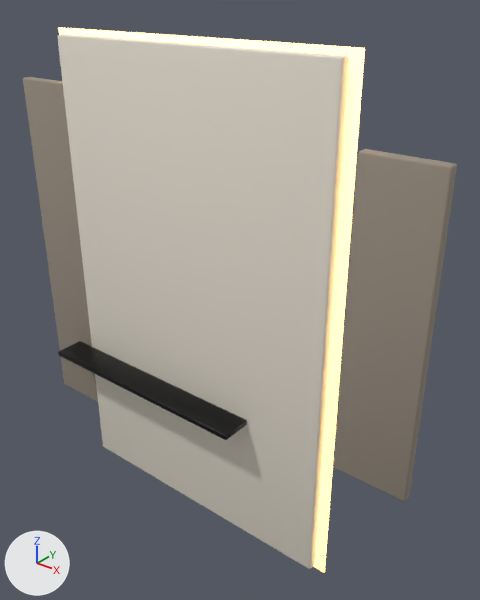
The glTF model models/furniture/bl_tv_wall.glb as it was, and as the next commit left it.
Before and after are seen from a 50 mm camera at (2.1, -2.41, 3.12) aimed at (0.1, 0.09, 1.57). Lighting does not change. The marker at lower left points along +X, +Y and +Z. The older version comes first. Vertices at exactly the same position are counted once.

The first picture shows 'ledMain', 'panelL', 'panelMain', 'panelR', 'shelf'.
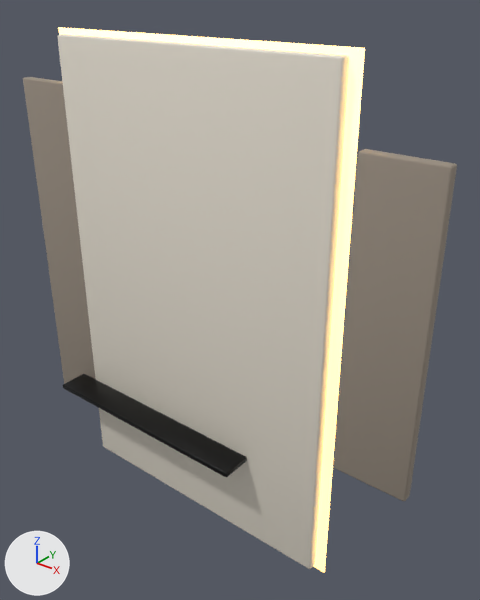
The change, as a list of edits to the scene's bpy script:
```text
Change me_cube_004:
    used by ob_shelf; location = (0.0, 0.0, 0.0)
    remove me_cube_004.from_pydata(...)  # 56 vertices, 108 faces; spans x -1.12..0.28, y -0.25..-0.07, z 0.935..0.965
    add me_cube_004.from_pydata(...)  # 56 vertices, 108 faces; spans x -1.12..0.28, y -0.25..-0.07, z 0.685..0.715
    me_cube_004 part 1: the whole mesh is moved by (0.0, 0.0, -0.25)
```

What differs and where, as boxes (x1, y1, x2, y2) in the pictures (480 x 600 px):
'shelf', moved
    before: (58, 341, 247, 440)
    after: (63, 374, 247, 478)
